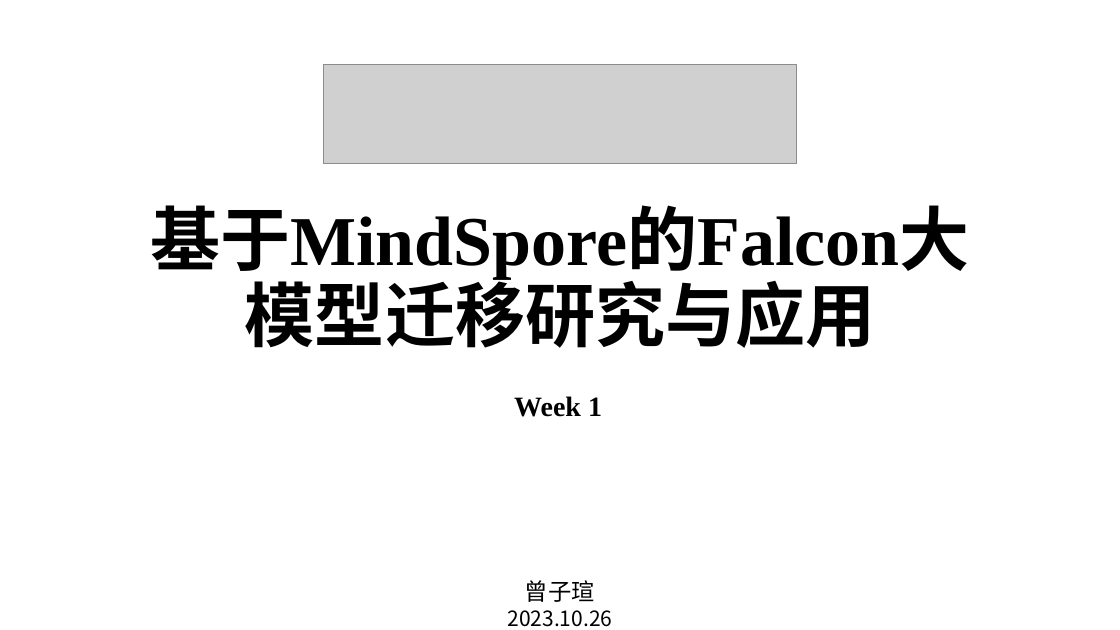
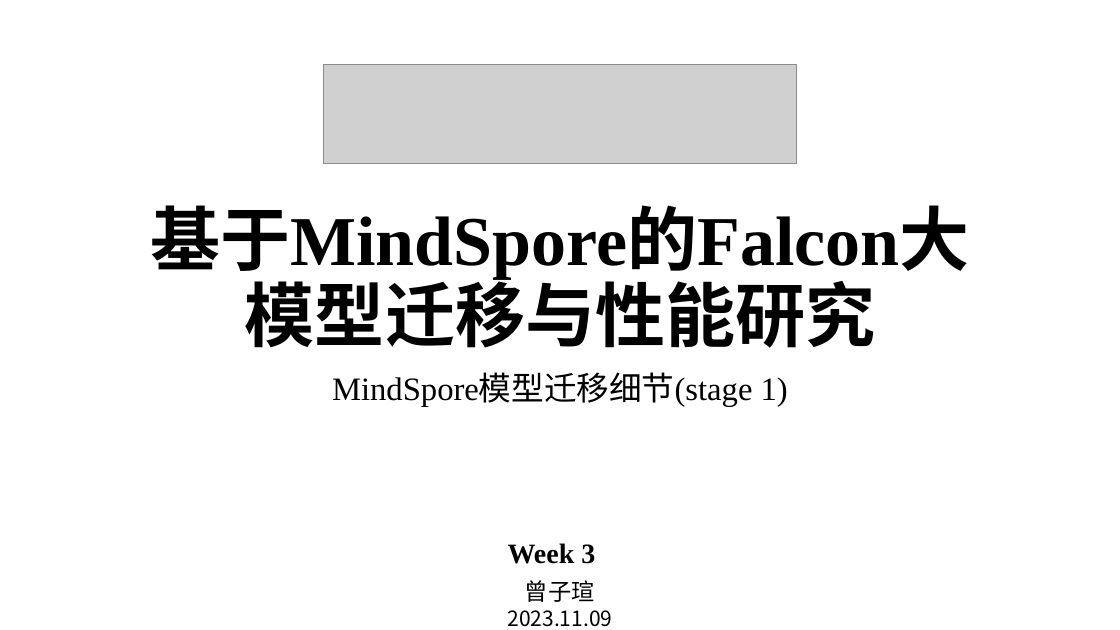
Before and after one commit to hypertseng/migration-falcon, a slide deck: slide 1 of 周记/Week-3 MindSpore模型迁移细节.pptx. Drawn at 1120x630 pixels with LibreOffice and Linux fonts; fonts in the diff are those of the drawing; grey boxes stand for pictures; background and template pictures are left out. Boxes give left, top, right and bottom in pixels: in the first picture for what was removed or moved away, otherwise in the second. Text is boxed around its words. In the diff, an @@ line names an element or a change of style, - is before the commit and + after.

```diff
--- a/周记/Week-3 MindSpore模型迁移细节.pptx
+++ b/周记/Week-3 MindSpore模型迁移细节.pptx
@@ title at (x1=150, y1=205, x2=969, y2=283): text changed @@
-基于MindSpore的Falcon大模型迁移研究与应用
+基于MindSpore的Falcon大模型迁移与性能研究
@@ subtitle added at (x1=332, y1=374, x2=788, y2=406), 28 pt, text #000000 @@
+MindSpore模型迁移细节(stage 1)
@@ text at (x1=508, y1=543, x2=595, y2=564): text changed @@
-Week 1
+Week 3
@@ text at (x1=508, y1=610, x2=613, y2=627): text changed @@
-2023.10.26
+2023.11.09
```
Also in this commit, not shown: 17 other files.
